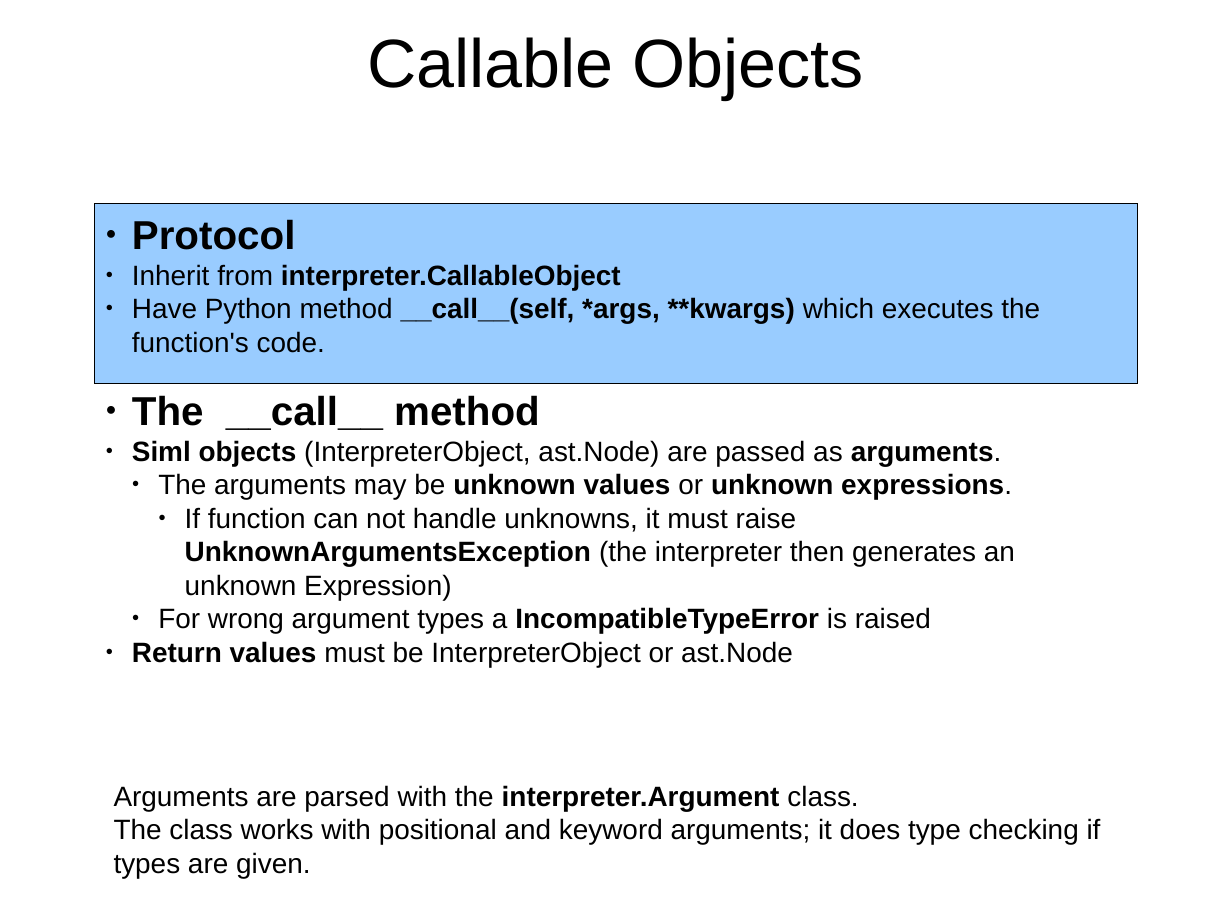
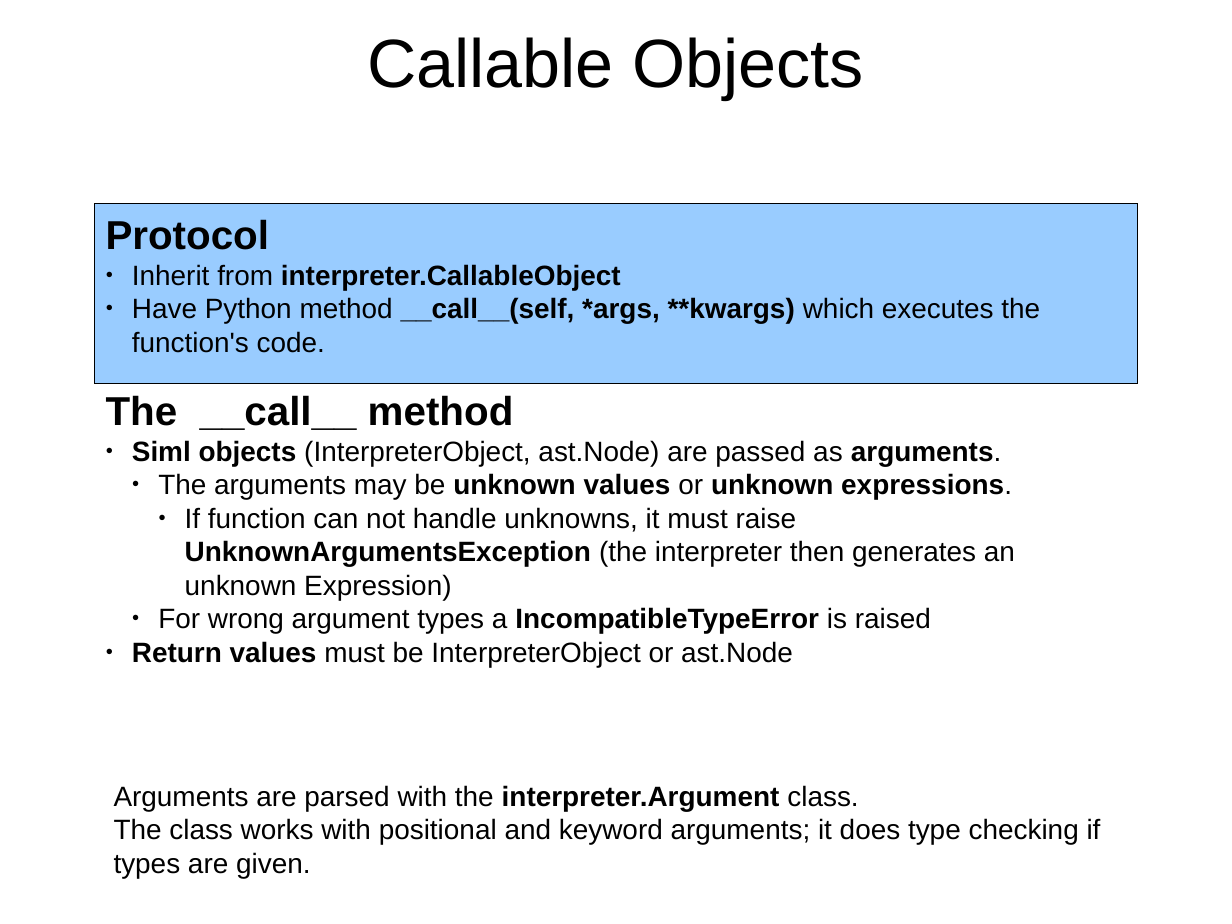
Before and after one commit to eike-welk/freeode, a slide deck: slide 12 of freeode_py/SIML Compiler Outline.odp. Drawn at 1232x924 pixels with LibreOffice and Linux fonts; fonts in the diff are those of the drawing. Boxes give left, top, right and bottom in pixels: in the first picture for what was removed or moved away, otherwise in the second. Text is boxed around its words. In the diff, an @@ line names an element or a change of style, - is before the commit and + after.

```diff
--- a/freeode_py/SIML Compiler Outline.odp
+++ b/freeode_py/SIML Compiler Outline.odp
@@ text in rectangle at (106,219,270,250): bullet ● to none @@
@@ text at (106,395,514,430): bullet ● to none @@
```
Also in this commit, not shown: 10 other slides changed, 3 other files.
